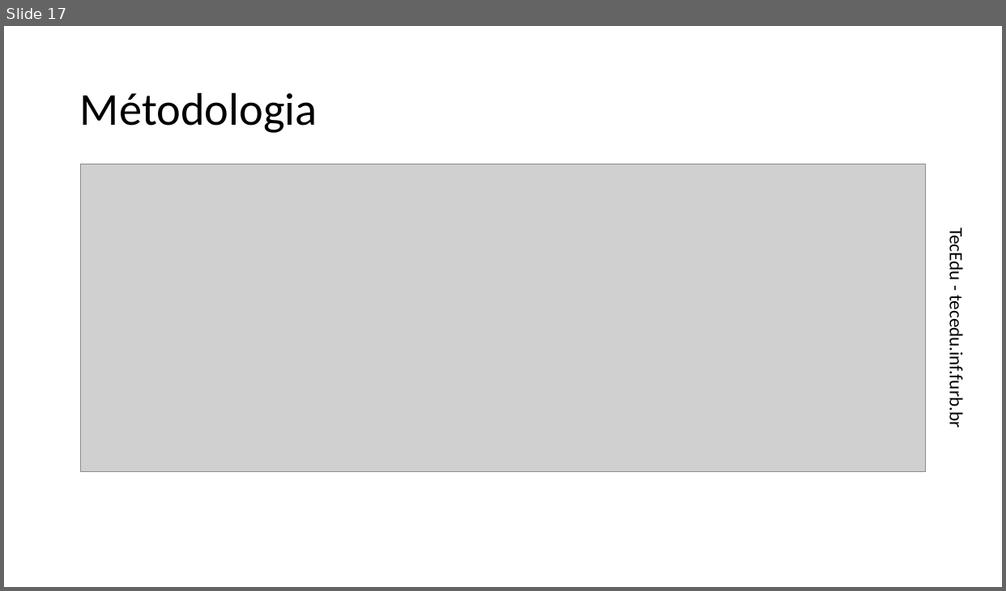
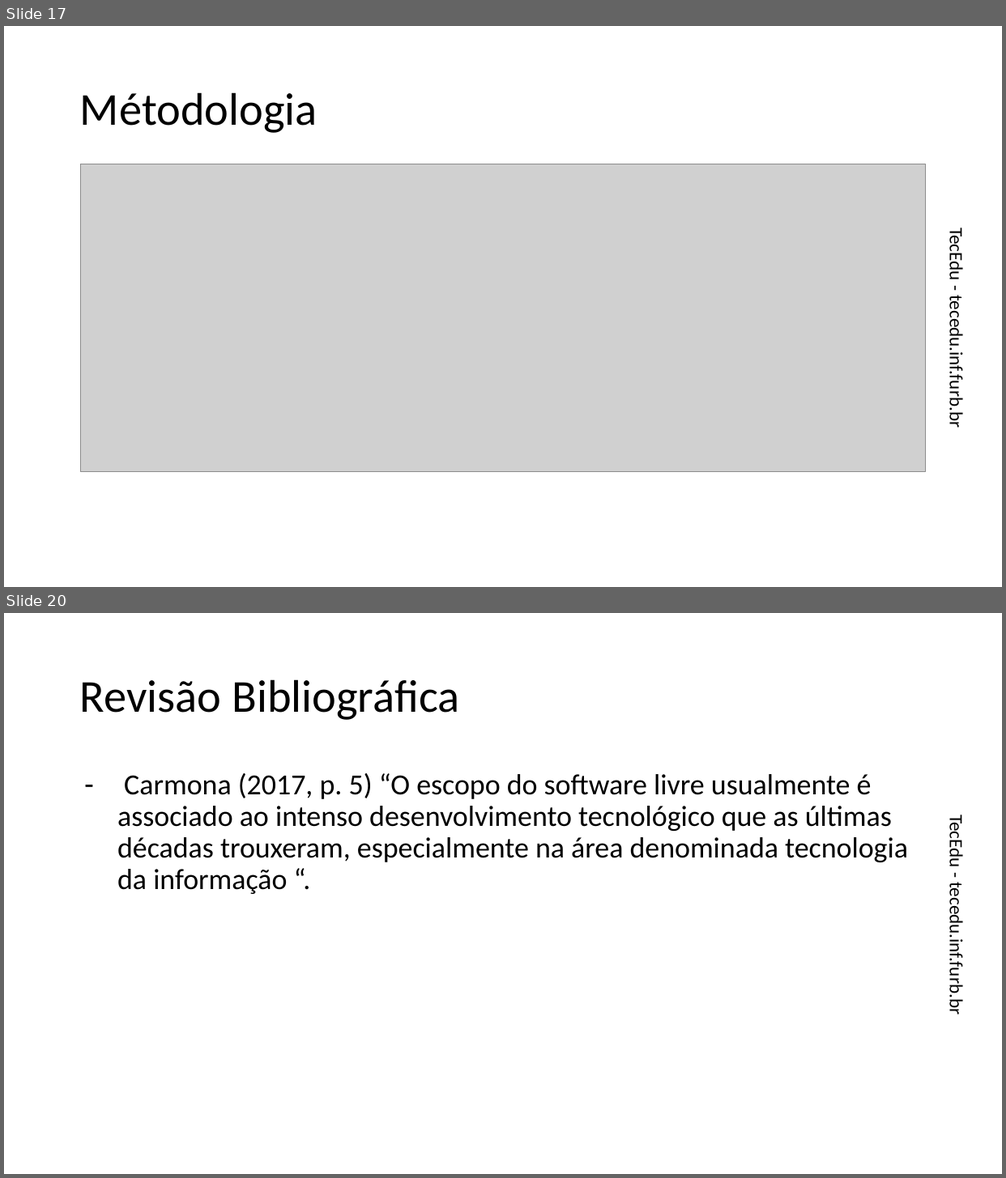
Before and after one commit to dalton-reis/tcc_bcc_2018_2_sgreuel_SilvioGreuel, a slide deck: pre-projeto/slides.pptx. Shown one above the other, each under a label of ours: slide 17 before the commit, slides 17 and 20 after it; the slides between them are not shown. The pictures are 1006x591 and 1006x1178 pixels, drawn with LibreOffice and Linux fonts; fonts in the diff are those of the drawing; grey boxes stand for pictures. Boxes give left, top, right and bottom in pixels: in the first picture for what was removed or moved away, otherwise in the second. Text is boxed around its words. In the diff, an @@ line names an element or a change of style, - is before the commit and + after.

```diff
--- a/pre-projeto/slides.pptx
+++ b/pre-projeto/slides.pptx
@@ slide 20 added at [4,613,1002,1174], background #FFFFFF; not listed: 1 template element that a slide beside it also shows @@
@@ title added at [80,679,459,720], 44 pt, text #000000 @@
+Revisão Bibliográfica
@@ text added at [117,773,908,894], 28 pt, text #000000 @@
+– Carmona (2017, p. 5) “O escopo do software livre usualmente é associado ao intenso desenvolvimento tecnológico que as últimas décadas trouxeram, especialmente na área denominada tecnologia da informação “.
```
Also in this commit, not shown: 3 slides changed, 2 other slides added, 1 slide removed, 1 other file.
